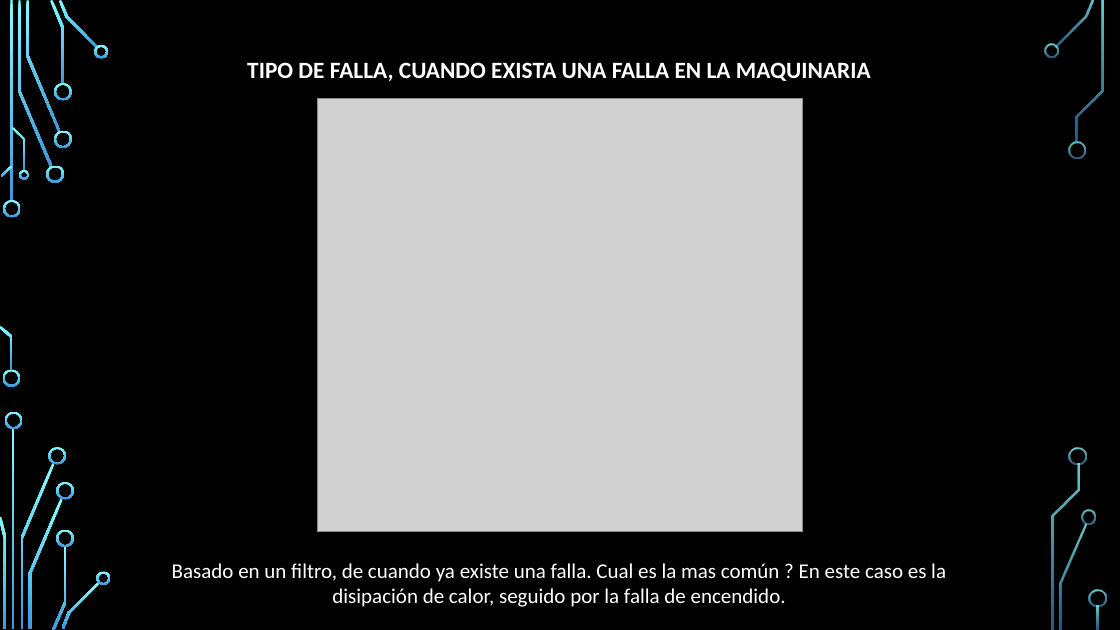
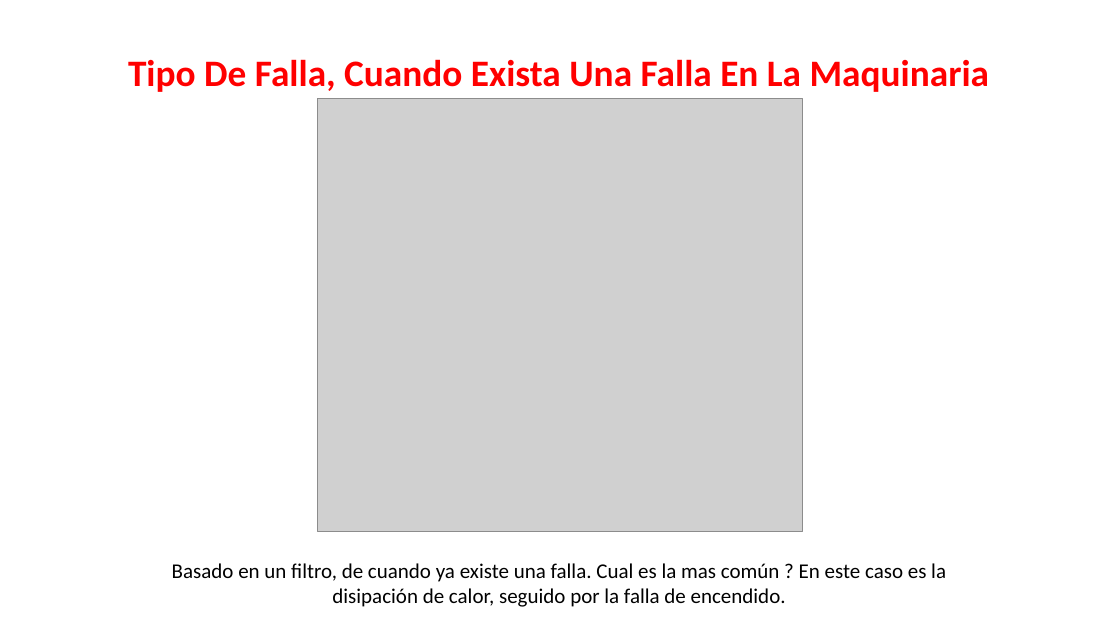
Before and after one commit to jhonnydss/Project_Maintenance, a slide deck: slide 8 of Proyecto_2.pptx (slide 7 before the commit). Drawn at 1120x630 pixels with LibreOffice and Linux fonts; fonts in the diff are those of the drawing; grey boxes stand for pictures; background and template pictures are left out. Boxes give left, top, right and bottom in pixels: in the first picture for what was removed or moved away, otherwise in the second. Text is boxed around its words. In the diff, an @@ line names an element or a change of style, - is before the commit and + after.

```diff
--- a/Proyecto_2.pptx
+++ b/Proyecto_2.pptx
@@ background picture (left out) to #FFFFFF @@
@@ text at (128,59,990,92): text changed; size 20 to 32 pt; text colour #FFFFFF to #FF0000 @@
-TIPO DE FALLA, CUANDO EXISTA UNA FALLA EN LA MAQUINARIA
+Tipo De Falla, Cuando Exista Una Falla En La Maquinaria
@@ text "Basado en un filtro, de ..." at (172,563,946,607): text colour #FFFFFF to #000000 @@
@@ group removed at (0,0,1107,630): 33 freeform shapes, 3 rectangles @@
```
Also in this commit, not shown: 15 other slides changed, 4 slides added, 1 slide removed.
